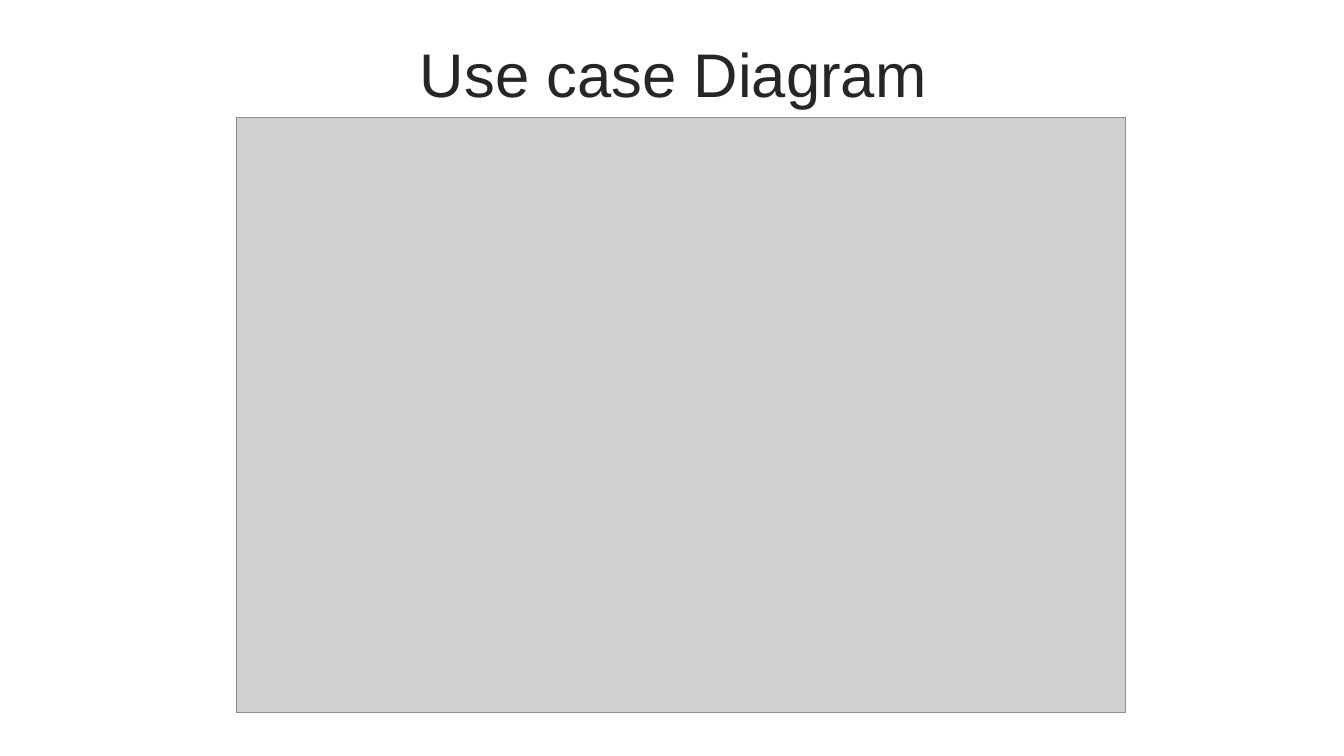
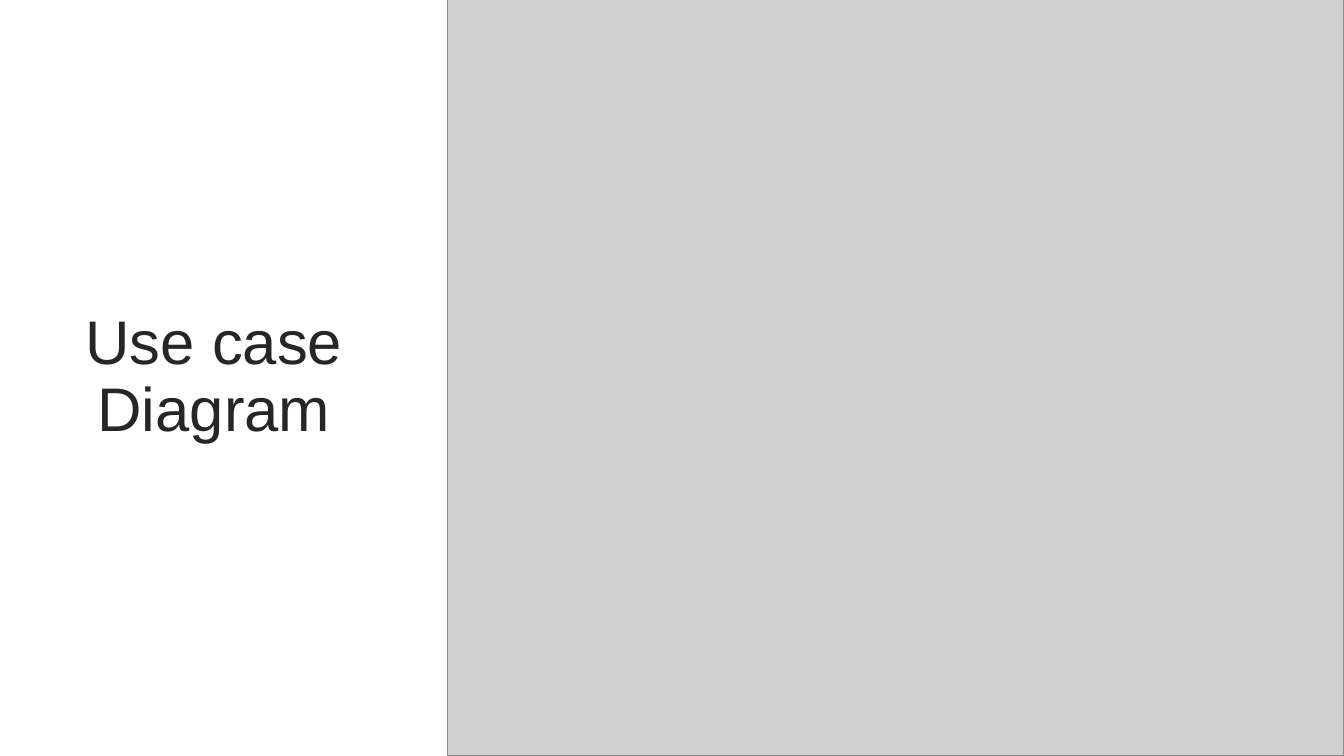
Before and after one commit to thaihavan/capstone_project, a slide deck: slide 16 of sources/docs/TripSharing.pptx (slide 14 before the commit). Drawn at 1344x756 pixels with LibreOffice and Linux fonts; fonts in the diff are those of the drawing; grey boxes stand for pictures. Boxes give left, top, right and bottom in pixels: in the first picture for what was removed or moved away, otherwise in the second. Text is boxed around its words. In the diff, an @@ line names an element or a change of style, - is before the commit and + after.

```diff
--- a/sources/docs/TripSharing.pptx
+++ b/sources/docs/TripSharing.pptx
@@ picture: place and size @@
-picture at (237, 117, 1126, 712)
+picture at (448, 0, 1344, 756)
@@ text "Use case Diagram" rewrapped from (420, 52, 927, 109) to (85, 321, 342, 442) @@
```
Also in this commit, not shown: 10 other slides changed, 3 slides added, 3 other files.
